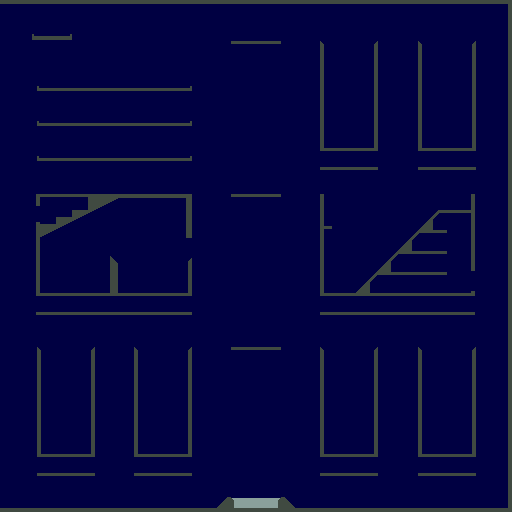
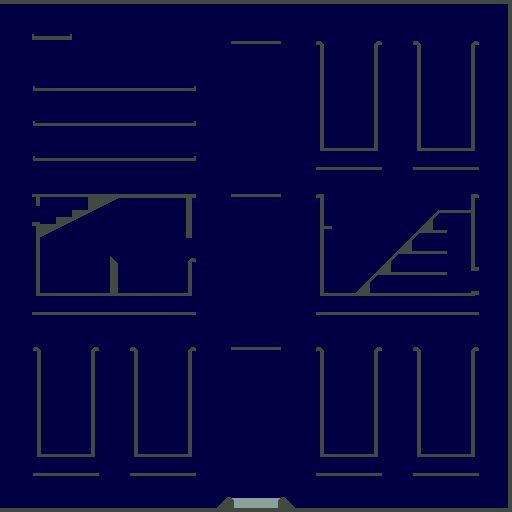
Comparing the layer stacks of the two 512×512 images. Changes:
painted on "svelves" over [33, 86, 196, 161]
painted on "distiler" over [32, 194, 196, 315]
painted on "RVAT" over [316, 194, 479, 315]
renamed "vat4" to "vat 5", painted on it over [413, 41, 479, 170]
renamed "vat5" to "vat 4", moved it above "vat 3", painted on it over [316, 41, 382, 170]
renamed "vat3" to "vat 3", painted on it over [413, 347, 479, 476]
renamed "vat2" to "vat 2", painted on it over [316, 347, 382, 476]
painted on "vat1" over [130, 347, 196, 476]
painted on "vat" over [33, 347, 99, 476]
